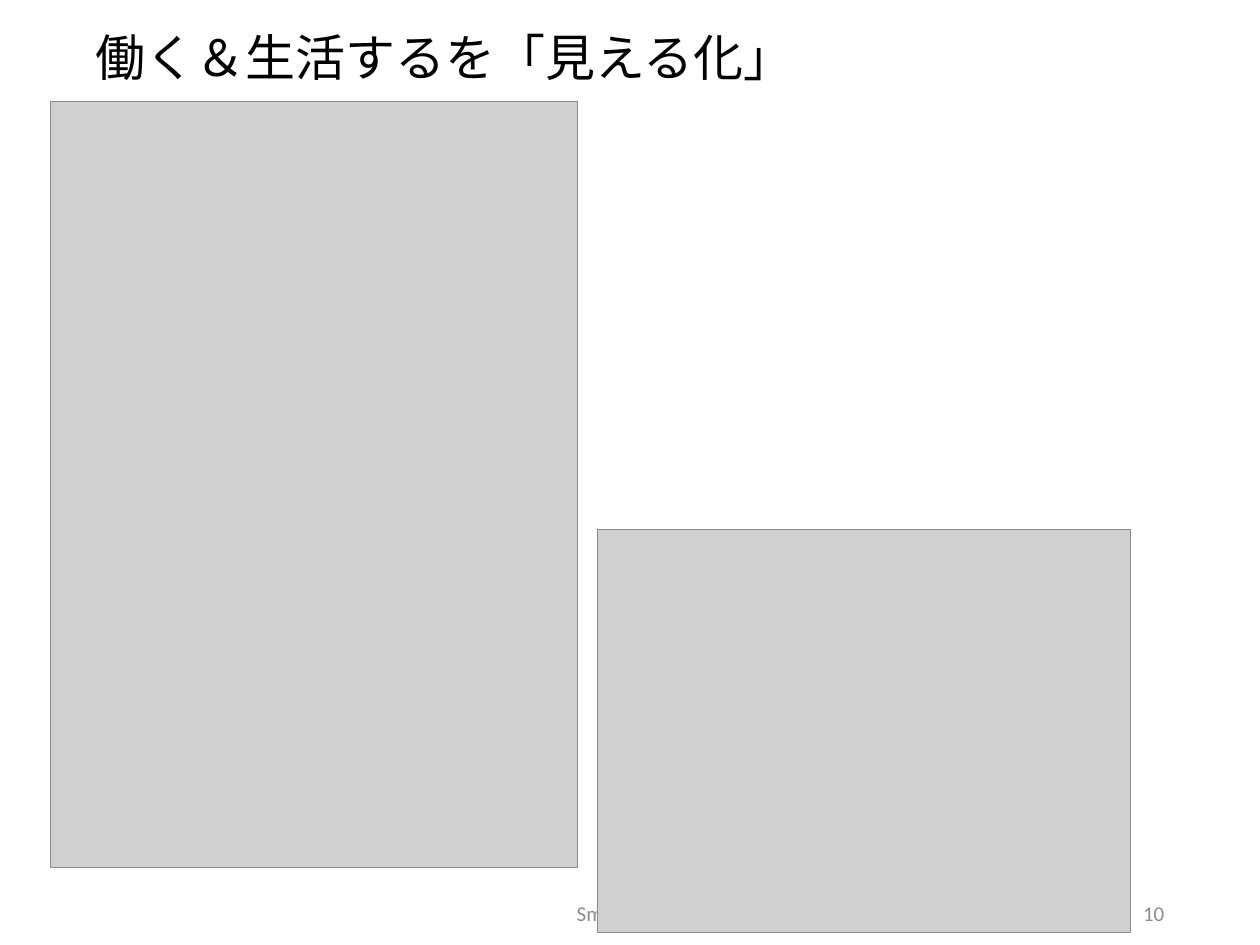
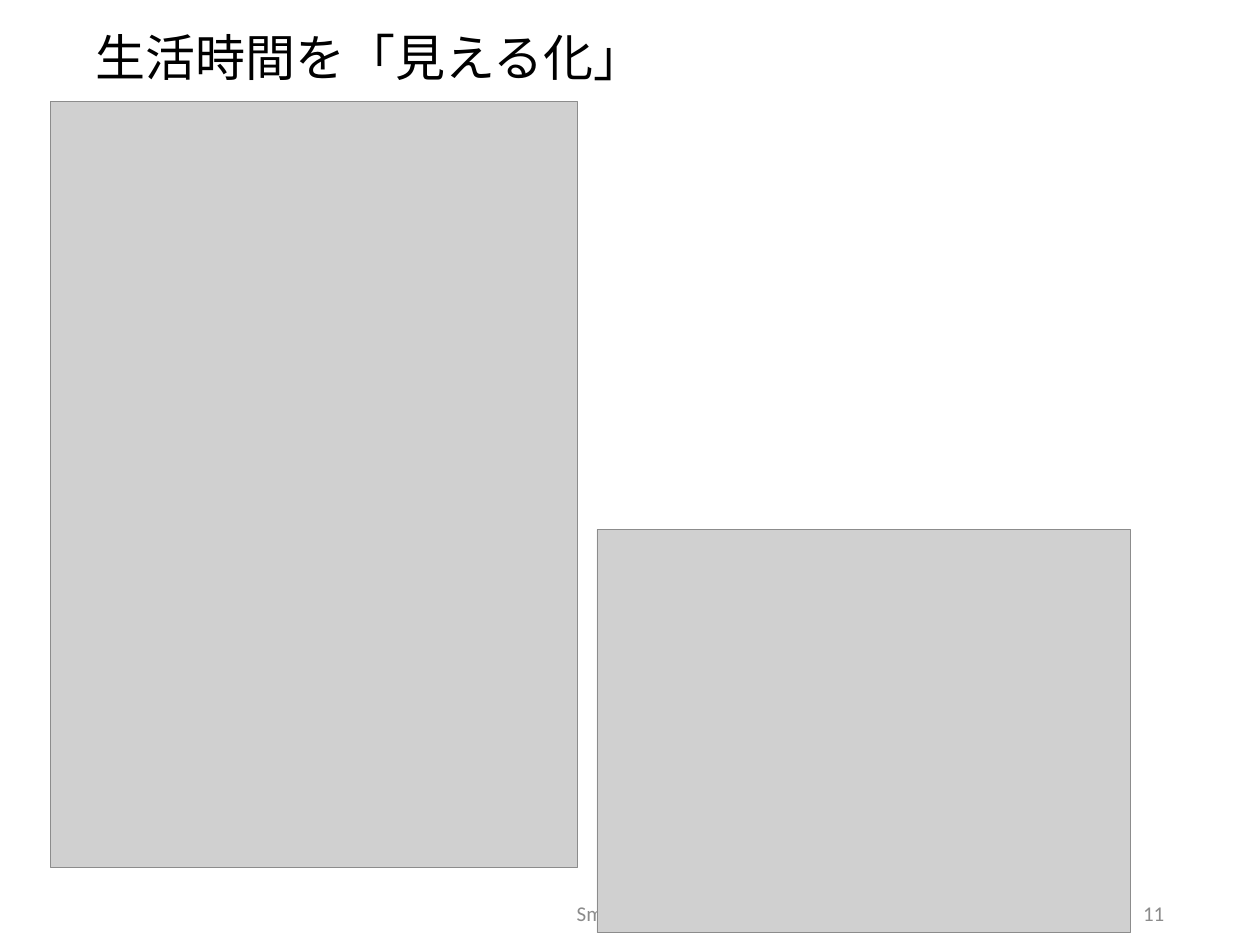
Before and after one commit to sakai-memoru/smartse19, a slide deck: slide 11 of _project_docs/SSE19_CD_PROP.pptx (slide 10 before the commit). Drawn at 1260x945 pixels with LibreOffice and Linux fonts; fonts in the diff are those of the drawing; grey boxes stand for pictures; background and template pictures are left out. Boxes give left, top, right and bottom in pixels: in the first picture for what was removed or moved away, otherwise in the second. Text is boxed around its words. In the diff, an @@ line names an element or a change of style, - is before the commit and + after.

```diff
--- a/_project_docs/SSE19_CD_PROP.pptx
+++ b/_project_docs/SSE19_CD_PROP.pptx
@@ title at box(96, 33, 644, 81): text changed @@
-働く＆生活するを「見える化」
+生活時間を「見える化」
@@ page number at box(1143, 907, 1164, 921): text changed @@
-10
+11
```
Also in this commit, not shown: 3 other slides changed, 1 slide added.
